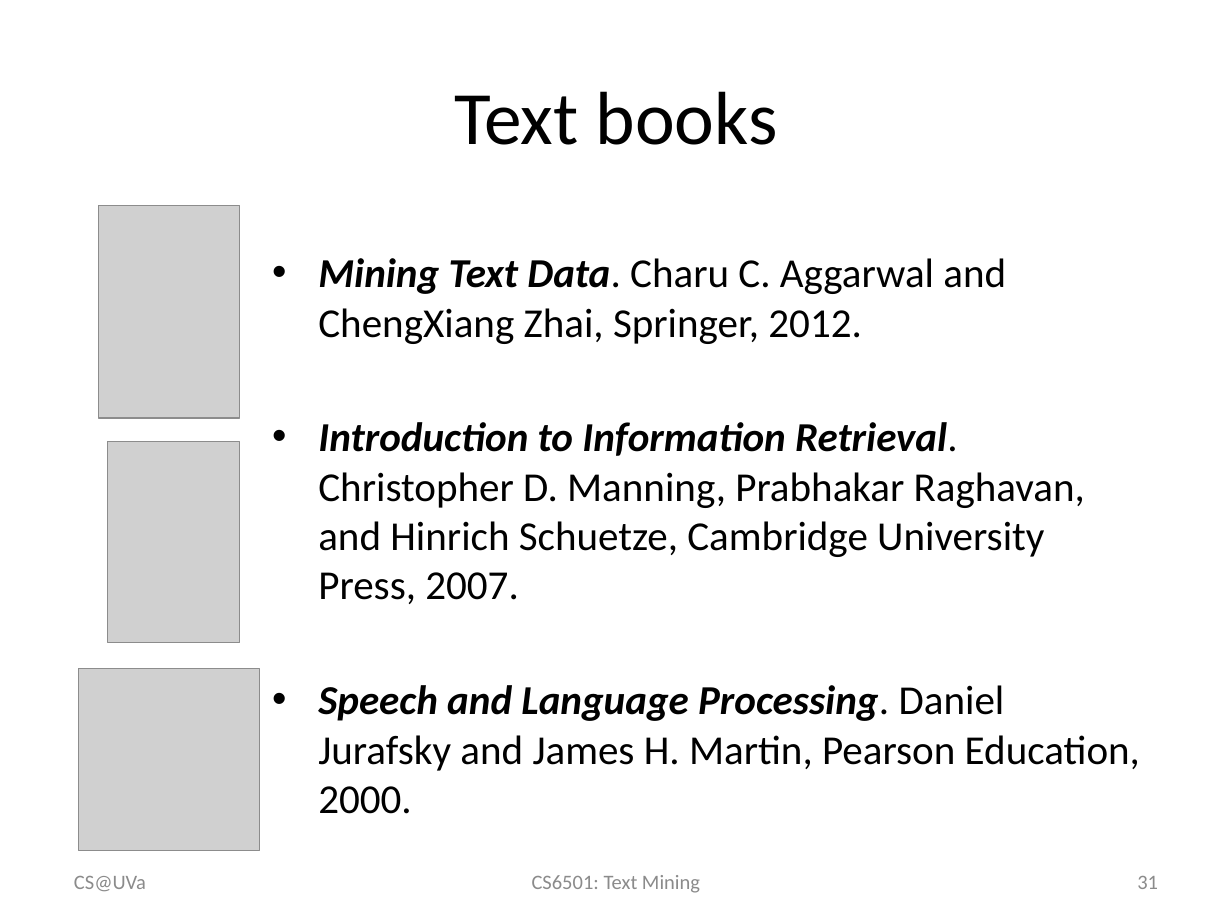
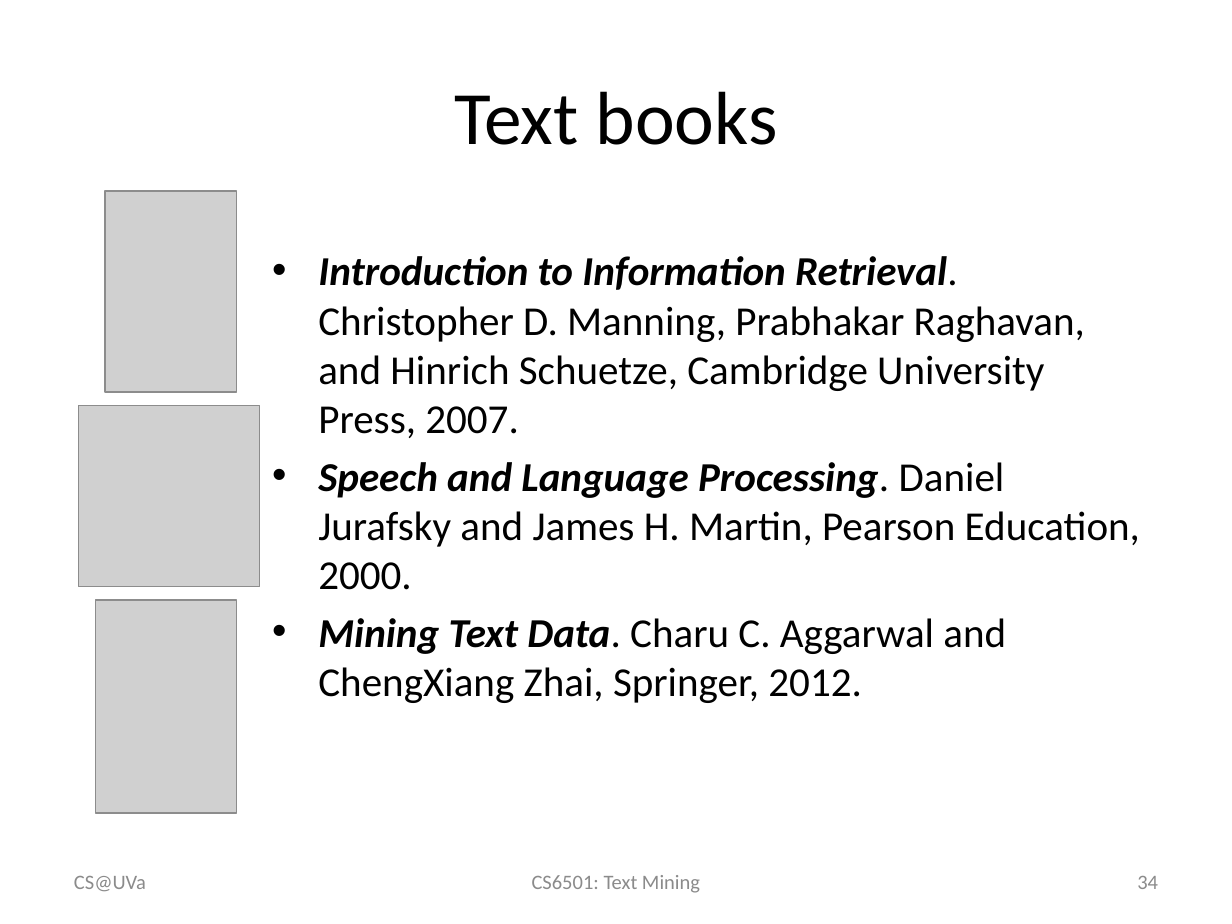
Before and after one commit to wang296/CS6501-Text-Mining, a slide deck: slide 34 of docs/IntroductionToTextMining.pptx (slide 31 before the commit). Drawn at 1232x924 pixels with LibreOffice and Linux fonts; fonts in the diff are those of the drawing; grey boxes stand for pictures. Boxes give left, top, right and bottom in pixels: in the first picture for what was removed or moved away, otherwise in the second. Text is boxed around its words. In the diff, an @@ line names an element or a change of style, - is before the commit and + after.

```diff
--- a/docs/IntroductionToTextMining.pptx
+++ b/docs/IntroductionToTextMining.pptx
@@ picture: place and size @@
-picture at [108,441,240,642]
+picture at [105,191,237,392]
@@ text at [318,258,1006,344]: paragraph removed @@
-• Mining Text Data. Charu C. Aggarwal and ChengXiang Zhai, Springer, 2012.
@@ picture: place and size @@
-picture at [79,669,260,850]
+picture at [79,405,260,586]
@@ picture: place and size @@
-picture at [99,206,240,419]
+picture at [96,600,238,813]
@@ text at [318,618,1006,703]: paragraph added @@
+• Mining Text Data. Charu C. Aggarwal and ChengXiang Zhai, Springer, 2012.
@@ page number at [1137,876,1158,889]: text changed @@
-31
+34
```
Also in this commit, not shown: 2 other slides changed, 3 slides added, 5 other files.
